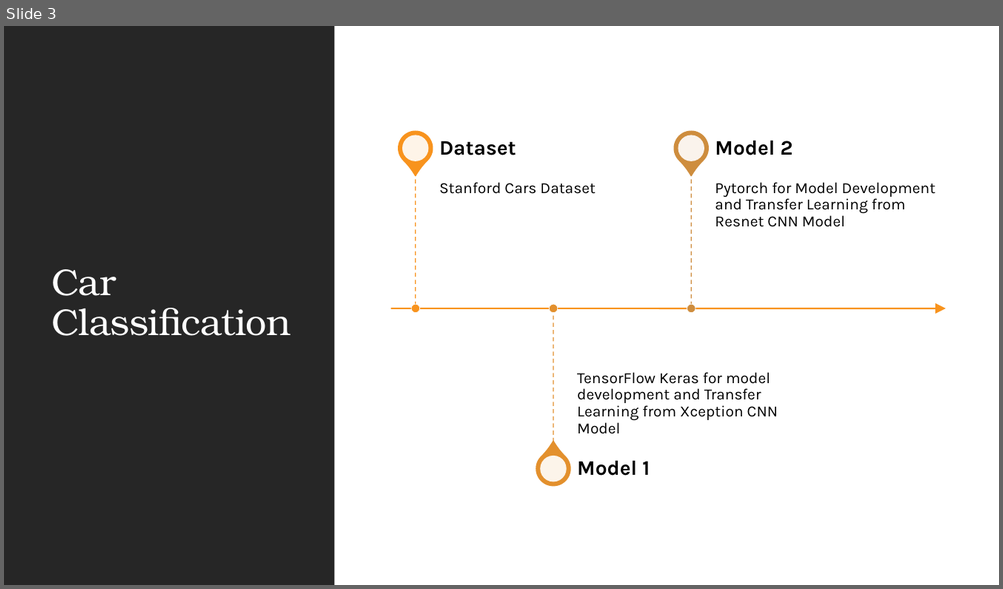
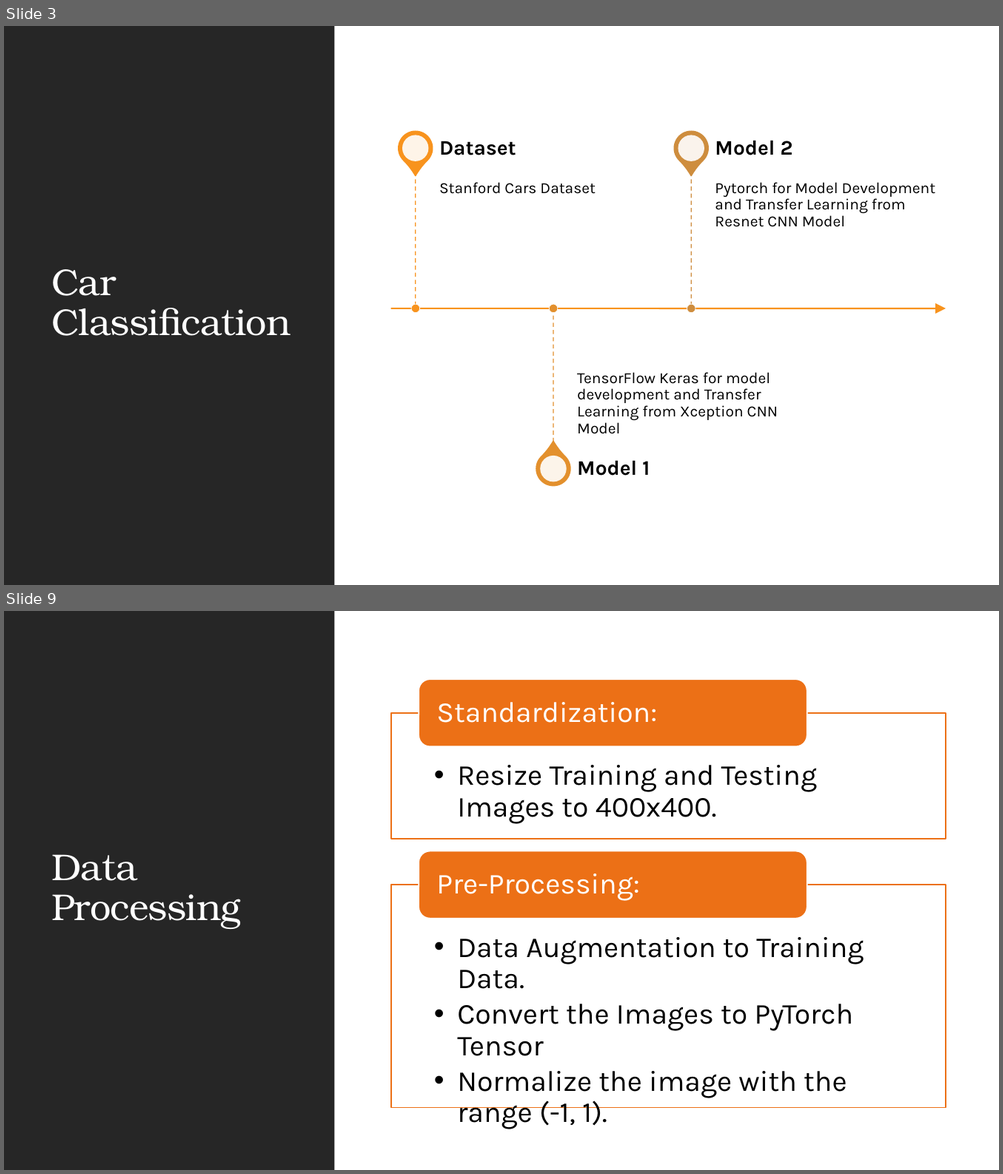
Before and after one commit to sakibsadmanshajib/Car-Classification-using-Deep-Learning, a slide deck: presentation/Car-Classification.pptx. Shown one above the other, each under a label of ours: slide 3 before the commit, slides 3 and 9 after it; the slides between them are not shown. The pictures are 1003x589 and 1003x1174 pixels, drawn with LibreOffice and Linux fonts; fonts in the diff are those of the drawing. Boxes give left, top, right and bottom in pixels: in the first picture for what was removed or moved away, otherwise in the second. Text is boxed around its words. In the diff, an @@ line names an element or a change of style, - is before the commit and + after.

```diff
--- a/presentation/Car-Classification.pptx
+++ b/presentation/Car-Classification.pptx
@@ slide 9 added at [4, 611, 999, 1170], background #FFFFFF; not listed: 1 template element that a slide beside it also shows @@
@@ rectangle added at [4, 611, 335, 1170], fill #262626 @@
@@ rectangle added at [5, 611, 999, 1170], fill #FFFFFF @@
@@ title added at [51, 854, 240, 929], 36 pt, text #FFFFFF @@
+Data Processing
@@ group added at [391, 680, 945, 1130]: 4 texts, 2 rectangles, 2 rounded rectangles @@
+  • Resize Training and Testing Images to 400x400.
+Standardization:
+  • Data Augmentation to Training Data.
+  • Convert the Images to PyTorch Tensor
+  • Normalize the image with the range (-1, 1).
+Pre-Processing:
```
Also in this commit, not shown: 8 slides changed, 2 other slides added, 1 slide removed, 3 other files.
